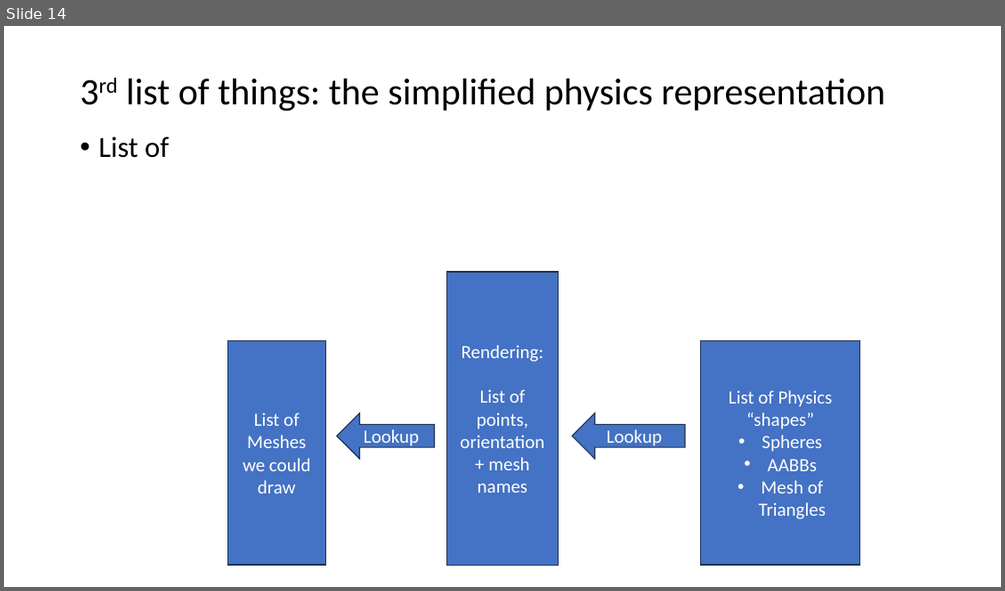
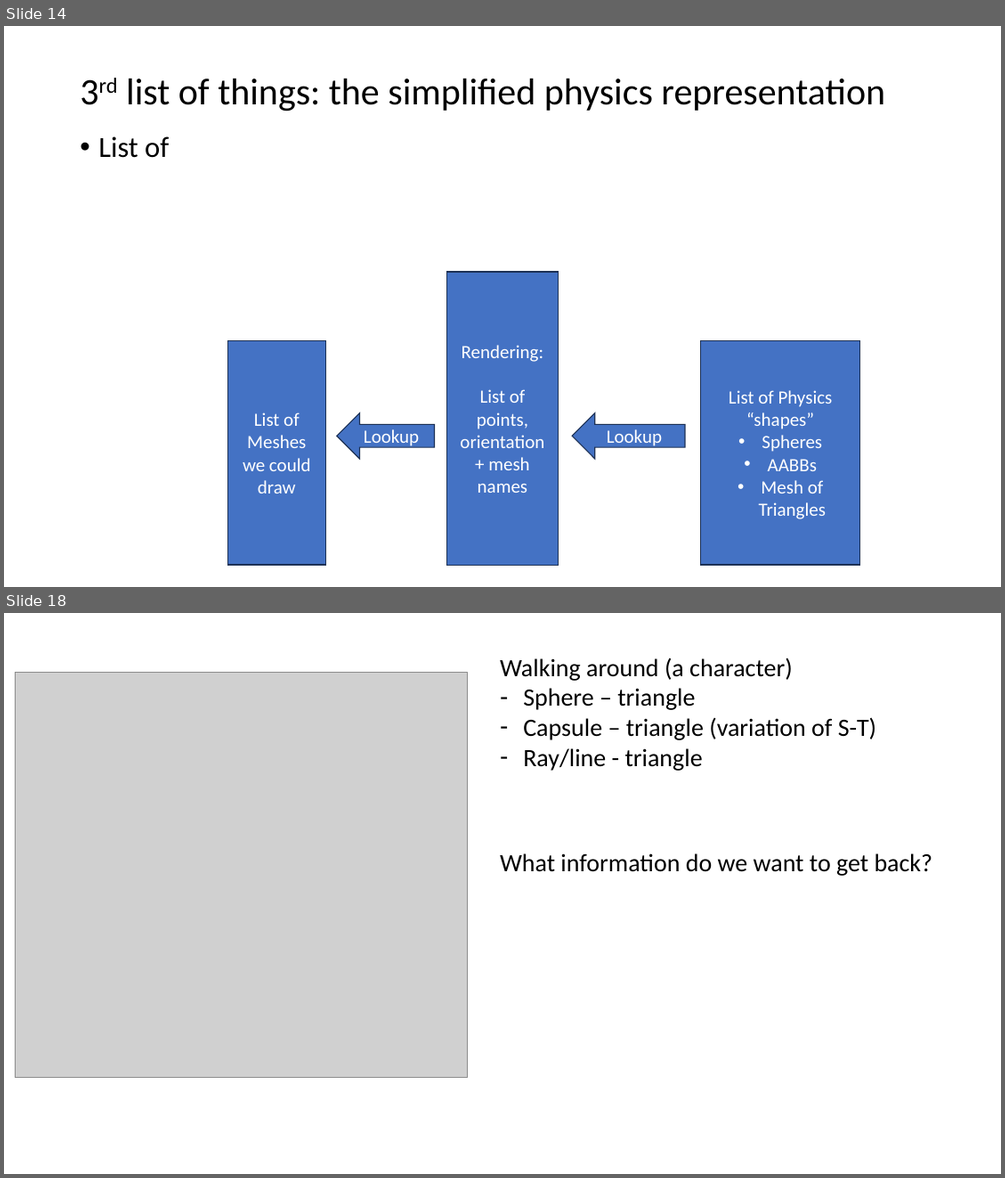
Before and after one commit to FeeneyCodes/GDP202425, a slide deck: 6019_Phys_1/D2D/W02/Collision_Detection (2024).pptx. Shown one above the other, each under a label of ours: slide 14 before the commit, slides 14 and 18 after it; the slides between them are not shown. The pictures are 1005x591 and 1005x1178 pixels, drawn with LibreOffice and Linux fonts; fonts in the diff are those of the drawing; grey boxes stand for pictures. Boxes give left, top, right and bottom in pixels: in the first picture for what was removed or moved away, otherwise in the second. Text is boxed around its words. In the diff, an @@ line names an element or a change of style, - is before the commit and + after.

```diff
--- a/6019_Phys_1/D2D/W02/Collision_Detection (2024).pptx
+++ b/6019_Phys_1/D2D/W02/Collision_Detection (2024).pptx
@@ slide 18 added at [4,613,1001,1174], background #FFFFFF @@
@@ text added at [500,657,876,771], 24 pt, text #000000 @@
+Walking around (a character)
+– Sphere – triangle
+– Capsule – triangle (variation of S-T)
+– Ray/line - triangle
@@ picture added at [16,673,468,1078] @@
@@ text added at [500,853,933,876], 24 pt, text #000000 @@
+What information do we want to get back?
```
Also in this commit, not shown: 1 slide changed, 8 other slides added, 3 other files.
